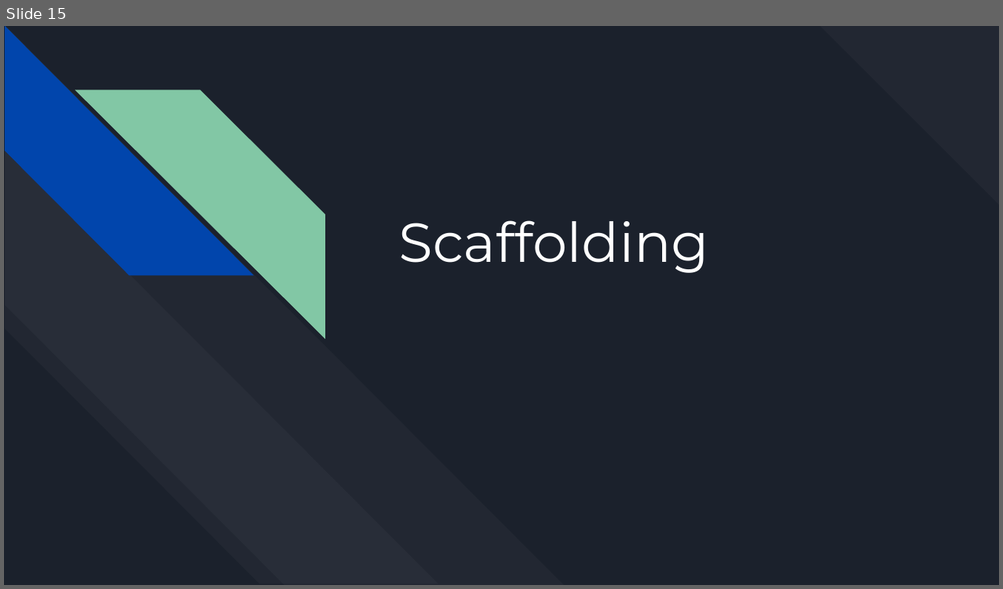
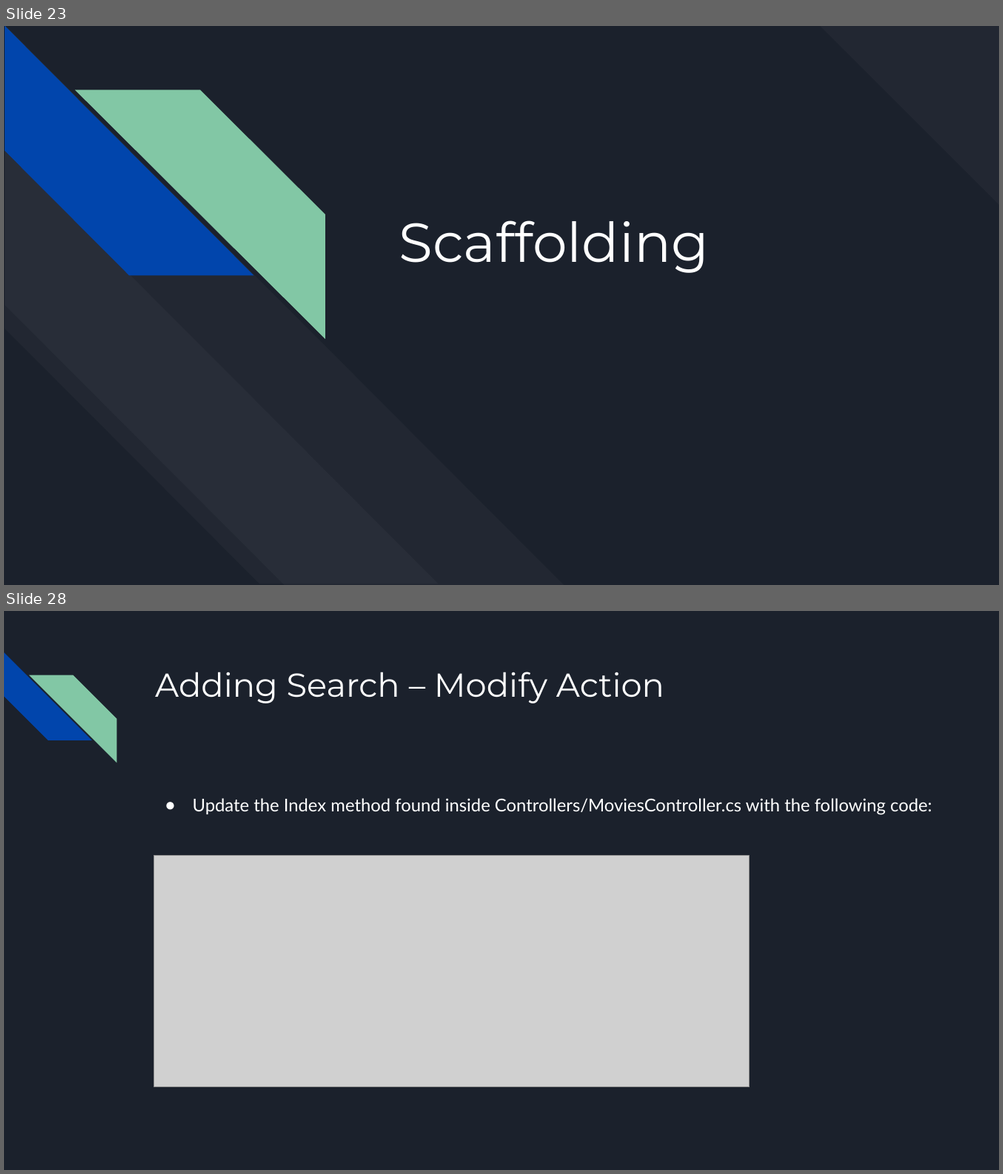
Before and after one commit to bulhard/Web-Programming, a slide deck: 00 Presentations/06 Working with Database.pptx. Shown one above the other, each under a label of ours: slide 15 before the commit, slides 23 and 28 after it; the slides between them are not shown. The pictures are 1003x589 and 1003x1174 pixels, drawn with LibreOffice and Linux fonts; fonts in the diff are those of the drawing; grey boxes stand for pictures. Boxes give left, top, right and bottom in pixels: in the first picture for what was removed or moved away, otherwise in the second. Text is boxed around its words. In the diff, an @@ line names an element or a change of style, - is before the commit and + after.

```diff
--- a/00 Presentations/06 Working with Database.pptx
+++ b/00 Presentations/06 Working with Database.pptx
@@ slide 28 added at <box>4,611,999,1170</box>, background #1B212C @@
@@ diag stripe added at <box>4,652,92,741</box>, fill #0145AC @@
@@ diag stripe added at <box>28,675,116,763</box>, fill #82C7A5 @@
@@ title added at <box>155,672,664,703</box>, 32 pt, text #FFFFFF @@
+Adding Search – Modify Action
@@ text added at <box>193,798,932,815</box>, 17 pt, text #FFFFFF @@
+● Update the Index method found inside Controllers/MoviesController.cs with the following code:
@@ picture added at <box>154,856,749,1087</box> @@
@@ what was slide 15 is now slide 23 @@
```
Also in this commit, not shown: 2 slides changed, 28 other slides added, 8 slides removed.
